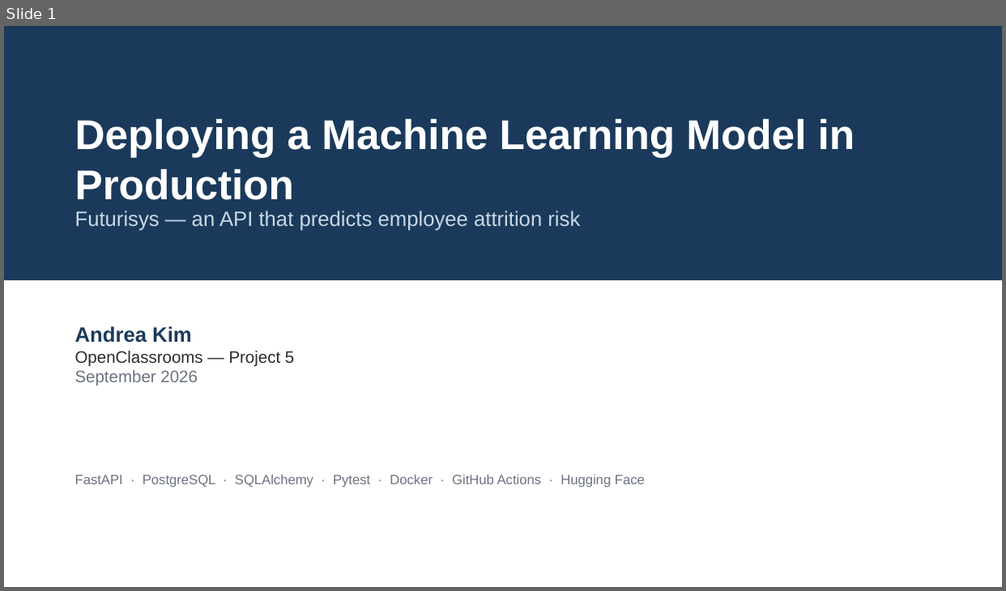
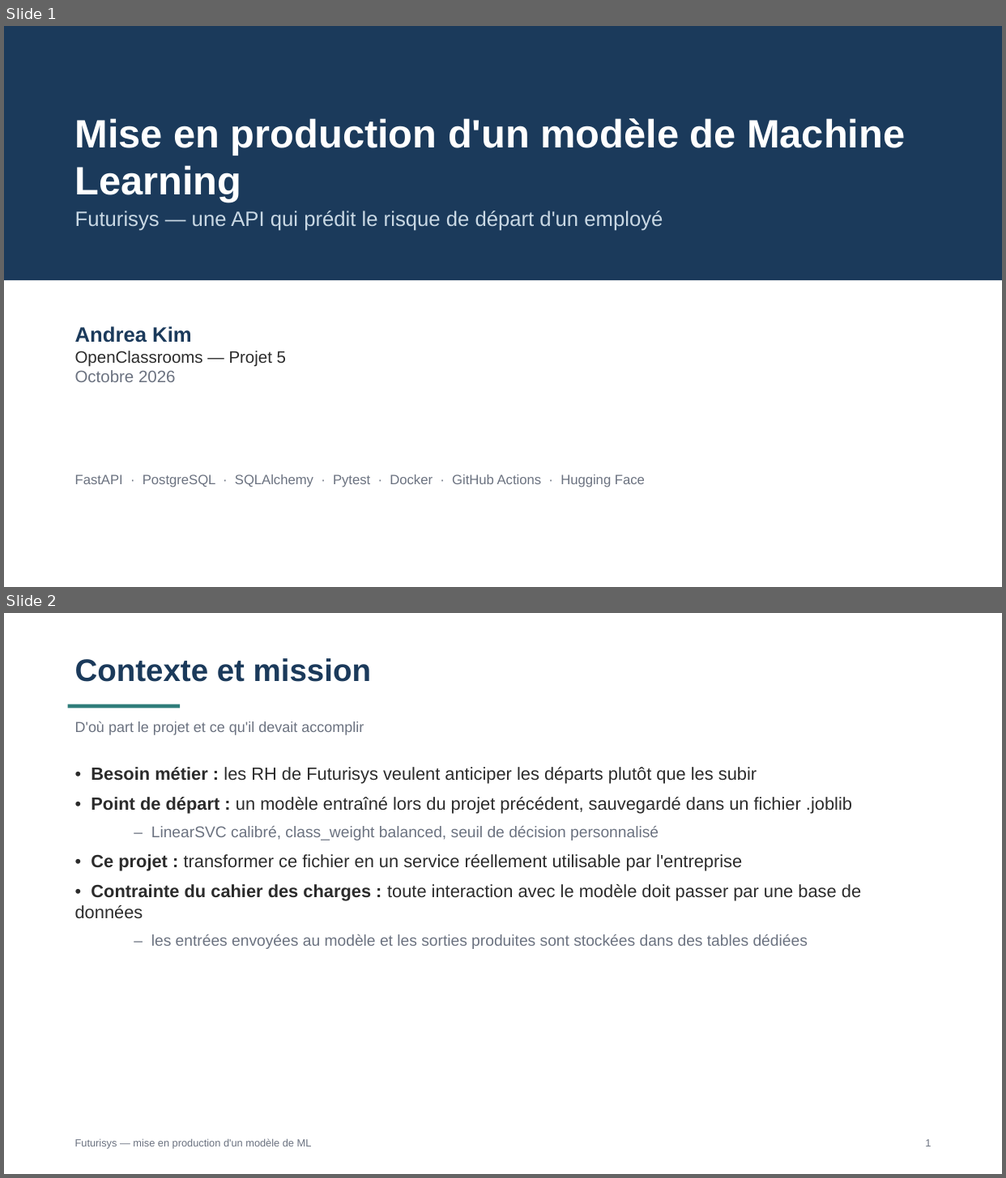
Before and after one commit to ankim21/Projet5_DEPLOYMENTML, a slide deck: docs/presentation_futurisys.pptx. Shown one above the other, each under a label of ours: slide 1 before the commit, slides 1 and 2 after it. The pictures are 1006x591 and 1006x1178 pixels, drawn with LibreOffice and Linux fonts; fonts in the diff are those of the drawing. Boxes give left, top, right and bottom in pixels: in the first picture for what was removed or moved away, otherwise in the second. Text is boxed around its words. In the diff, an @@ line names an element or a change of style, - is before the commit and + after.

```diff
--- a/docs/presentation_futurisys.pptx
+++ b/docs/presentation_futurisys.pptx
@@ slide 2 added at [4, 613, 1002, 1174], background #FFFFFF @@
@@ text added at [75, 658, 371, 682], 30 pt, text #1B3A5B, bold @@
+Contexte et mission
@@ rectangle added at [68, 705, 180, 708], fill #2F7D7A @@
@@ text added at [75, 722, 364, 735], 14 pt, text #6B7280 @@
+D'où part le projet et ce qu'il devait accomplir
@@ text added at [75, 767, 861, 949], 17 pt, text #2B2B2B @@
+• Besoin métier : les RH de Futurisys veulent anticiper les départs plutôt que les subir
+• Point de départ : un modèle entraîné lors du projet précédent, sauvegardé dans un fichier .joblib
+  – LinearSVC calibré, class_weight balanced, seuil de décision personnalisé
+• Ce projet : transformer ce fichier en un service réellement utilisable par l'entreprise
+• Contrainte du cahier des charges : toute interaction avec le modèle doit passer par une base de données
+  – les entrées envoyées au modèle et les sorties produites sont stockées dans des tables dédiées
@@ text added at [75, 1139, 312, 1149], 10 pt, text #6B7280 @@
+Futurisys — mise en production d'un modèle de ML
@@ text added at [925, 1139, 931, 1147], 10 pt, text #6B7280 @@
+1
@@ slide 1 changed as well @@
@@ text at [75, 118, 905, 203]: text changed; size 40 to 38 pt @@
-Deploying a Machine Learning Model in Production
+Mise en production d'un modèle de Machine Learning
@@ text at [75, 211, 663, 231]: text changed @@
-Futurisys — an API that predicts employee attrition risk
+Futurisys — une API qui prédit le risque de départ d'un employé
@@ text at [75, 351, 286, 382]: text changed @@
-OpenClassrooms — Project 5
-September 2026
+OpenClassrooms — Projet 5
+Octobre 2026
```
Also in this commit, not shown: 15 other slides changed, 1 other slide added, 2 slides removed.
